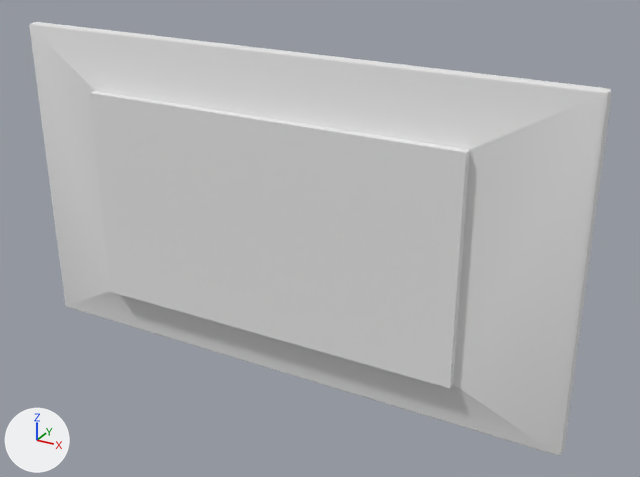
Before and after pictures for a commit that changed the OBJ model PantyHouse/models/tv.obj.
The view is the same before and after, from a camera (50 mm lens) standing at (156.0, -248.0, 123.0) and looking at (16.0, 7.0, -4.0). Every picture has the same lights, and +X, +Y and +Z are marked at lower left. Where no turn or scale is listed for an object, it has been applied to the vertices.

In view in the first picture: 'tv'.
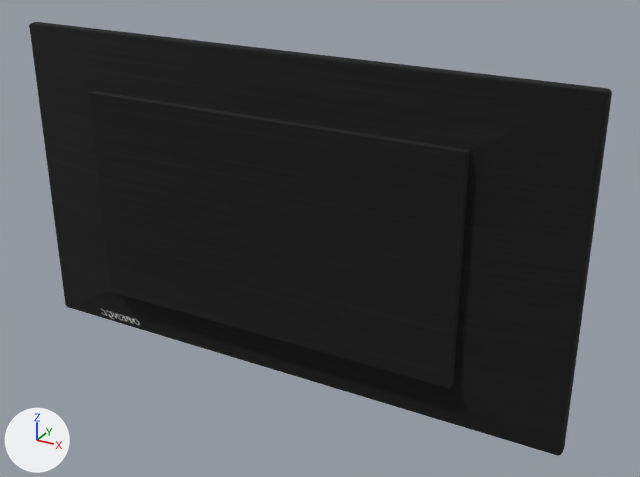
Location of each change, (x1, y1, x2, y2) in pixels of the pictures (640 x 477 px):
'tv', surface changed (grey to black): (29, 22, 612, 455) in both

The change, as a diff of the scene's bpy script:
```diff
--- a/PantyHouse/models/tv.obj.py
+++ b/PantyHouse/models/tv.obj.py
@@ img_tv_bmp @@
+img_tv_bmp = load_image('tv.bmp', '../textures/tv.bmp', 512, 512, 'sRGB')
@@ mat_blinn10sg @@
 mat_blinn10sg = principled_material('blinn10SG')
-mat_blinn10sg.base_color = (0.8, 0.8, 0.8)  # white #e7e7e7
+mat_blinn10sg.texture = img_tv_bmp
 mat_blinn10sg.roughness = 1.0
```
